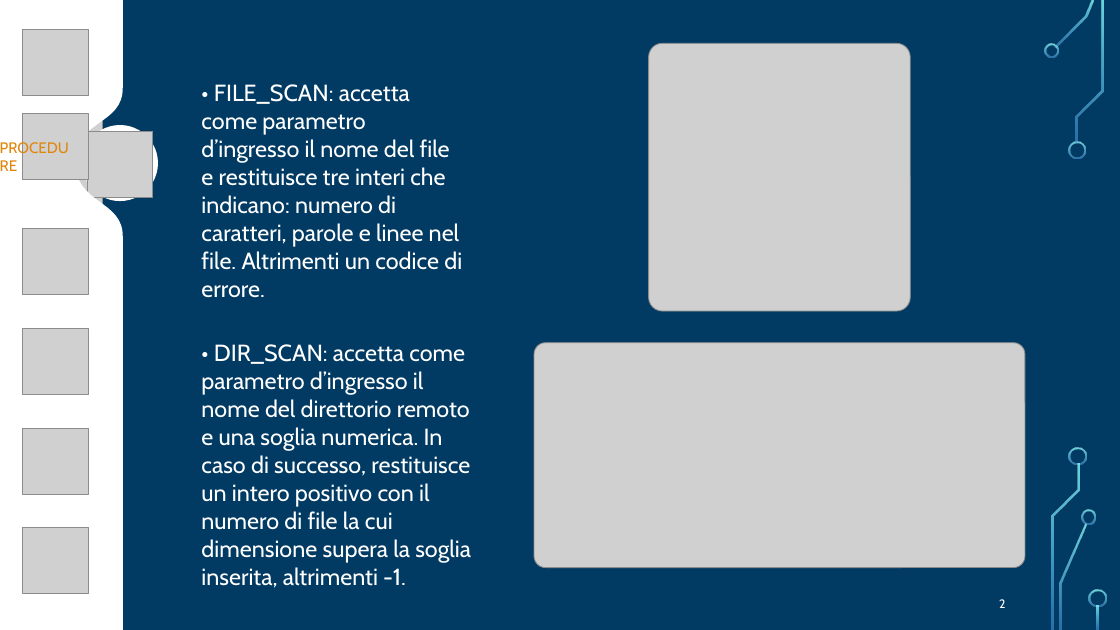
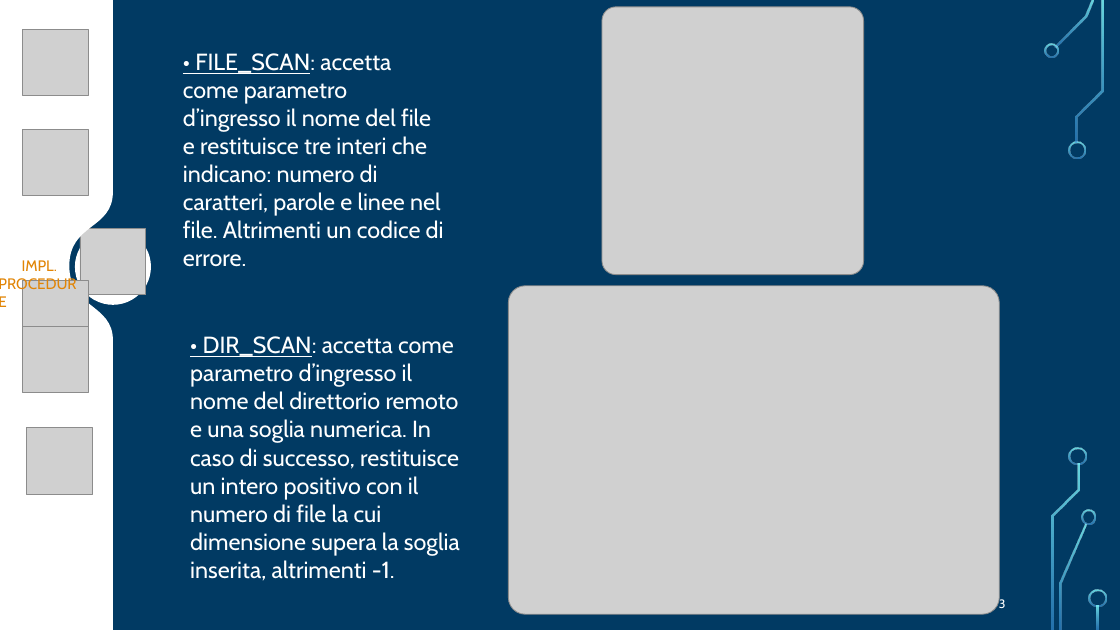
Before and after one commit to FlippaFloppa/Reti-di-Calcolatori-gruppo-Lore, a slide deck: slide 3 of Esercitazione_8/esercitazione8.pptx (slide 2 before the commit). Drawn at 1120x630 pixels with LibreOffice and Linux fonts; fonts in the diff are those of the drawing; grey boxes stand for pictures; background and template pictures are left out. Boxes give left, top, right and bottom in pixels: in the first picture for what was removed or moved away, otherwise in the second. Text is boxed around its words. In the diff, an @@ line names an element or a change of style, - is before the commit and + after.

```diff
--- a/Esercitazione_8/esercitazione8.pptx
+++ b/Esercitazione_8/esercitazione8.pptx
@@ freeform shape: place and size @@
-freeform shape at (0, 0, 123, 630)
+freeform shape at (0, 0, 113, 630)
@@ picture removed at (11, 0, 103, 484) @@
@@ picture: place and size @@
-picture at (649, 44, 911, 312)
+picture at (602, 7, 865, 275)
@@ text "• FILE_SCAN: accetta come parametro ...": place and size @@
-text "• FILE_SCAN: accetta come parametro ..." at (201, 84, 462, 270)
+text "• FILE_SCAN: accetta come parametro ..." at (183, 53, 444, 239)
@@ text "• FILE_SCAN: accetta come parametro ..." at (183, 53, 444, 239): underline on in "• FILE_SCAN:" @@
@@ picture: place and size @@
-picture at (22, 113, 88, 180)
+picture at (22, 129, 88, 196)
@@ picture removed at (87, 131, 154, 197) @@
@@ picture removed at (22, 229, 88, 295) @@
@@ ellipse: place and size @@
-ellipse at (82, 125, 159, 202)
+ellipse at (75, 229, 151, 305)
@@ picture added at (80, 229, 146, 295) @@
@@ text "IMPL.": place and size @@
-text "IMPL." at (0, 134, 87, 160)
+text "IMPL." at (22, 260, 57, 271)
@@ text at (22, 260, 57, 271): paragraph added @@
+IMPL.
@@ picture added at (22, 281, 88, 347) @@
@@ picture: place and size @@
-picture at (534, 343, 1025, 568)
+picture at (508, 286, 999, 614)
@@ text "• DIR_SCAN: accetta come parametro ...": place and size @@
-text "• DIR_SCAN: accetta come parametro ..." at (201, 344, 471, 588)
+text "• DIR_SCAN: accetta come parametro ..." at (190, 336, 460, 580)
@@ text "• DIR_SCAN: accetta come parametro ..." at (190, 336, 460, 580): underline on in "• DIR_SCAN:" @@
@@ picture removed at (22, 429, 88, 495) @@
@@ picture: place and size @@
-picture at (22, 528, 88, 594)
+picture at (26, 428, 92, 494)
@@ group added at (18, 1, 74, 547): 5 freeform shapes @@
@@ page number at (999, 598, 1006, 608): text changed @@
-2
+3
```
Also in this commit, not shown: 3 other slides changed, 1 slide added, 2 slides removed, 1 other file.
